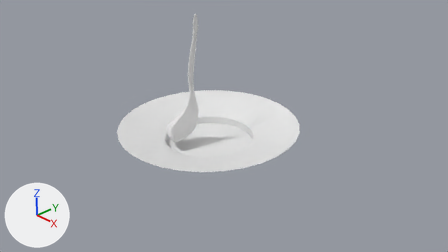
One commit to the Blender file h5m/m/2.blend: the scene before it, then after it.
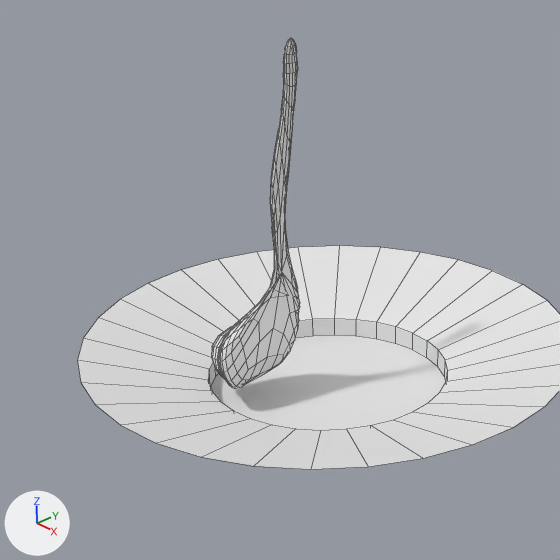
Each version is shown from the file's camera 'Camera', then close up on the part from 20% to 66% of the width and 0% to 82% of the height. The axes (+X, +Y, +Z) are drawn at lower left. The lights are the same throughout. The close-ups show mesh edges as thin lines.
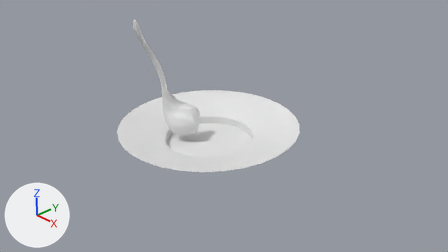
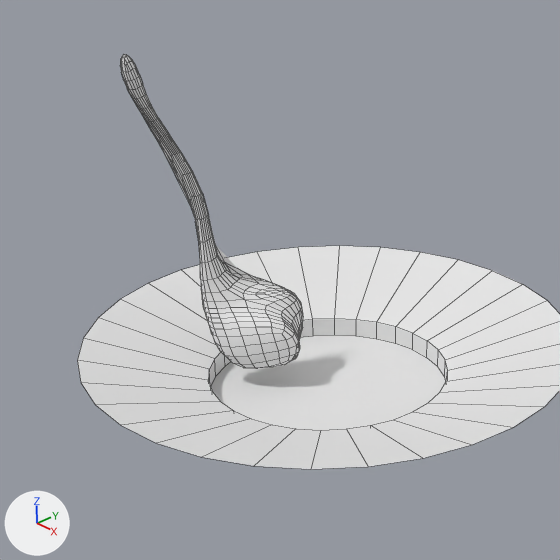
Boxes [x1, y1, x2, y2] around the edits, measured in the close-ups (560 x 560 px; the box of a moved part takes in the faces that stretch with it):
'Cube', reshaped, turned
    before: [211, 38, 300, 389]
    after: [120, 54, 303, 368]
part 1 of me_cube_005, moved or reshaped
    before: [219, 287, 270, 387]
    after: [208, 270, 303, 341]
part 2 of me_cube_005, moved or reshaped (not visible before)
    after: [124, 78, 201, 205]

The change in detail:
me_cube_005 has 34 vertices, 27 faces, 1 loose edge and spans x -1.0..1.0, y -2.08..1.13, z -1.0..8.67.
me_cube_005 is used by ob_cube; location (-0.437, -0.426, 0.404); scale (0.32, 0.32, 0.32).
Verts and faces of me_cube_005; kept vertices keep their numbers, new ones are numbered from 34.
Before the commit, vertices of me_cube_005: 7 (1.0, -2.08, 1.0), 9 (-0.01, -1.47, 1.0), 11 (-0.13, -1.22, 0.71), 12 (0.47, 1.0, 1.0), 15 (0.74, -1.92, 1.0).
Before the commit, vertices of me_cube_005: 16 (0.79, 0.57, 1.59), 17 (1.0, 0.4, 1.6), 27 (0.66, 0.83, 1.52).
Before the commit, vertices of me_cube_005: 10 (0.76, 0.89, 6.63).
Part 1, on me_cube_005:
Faces deleted: (7, 17, 16, 9, 15), (9, 16, 27, 12, 11).
Vertex 15 moves to (0.74, -1.9, 0.87).
New vertex 34 is at (0.39, -0.37, 1.01).
New faces: (7, 17, 16, 34, 15), (9, 34, 16, 27, 12, 11), (9, 15, 34).
Part 2, on me_cube_005:
Vertex 10 moves to (0.81, 0.81, 6.52).
Object 'Cube' (ob_cube) turns from (0, 0, 0) to (-13, -1.1, -206) degrees about x, y and z.
